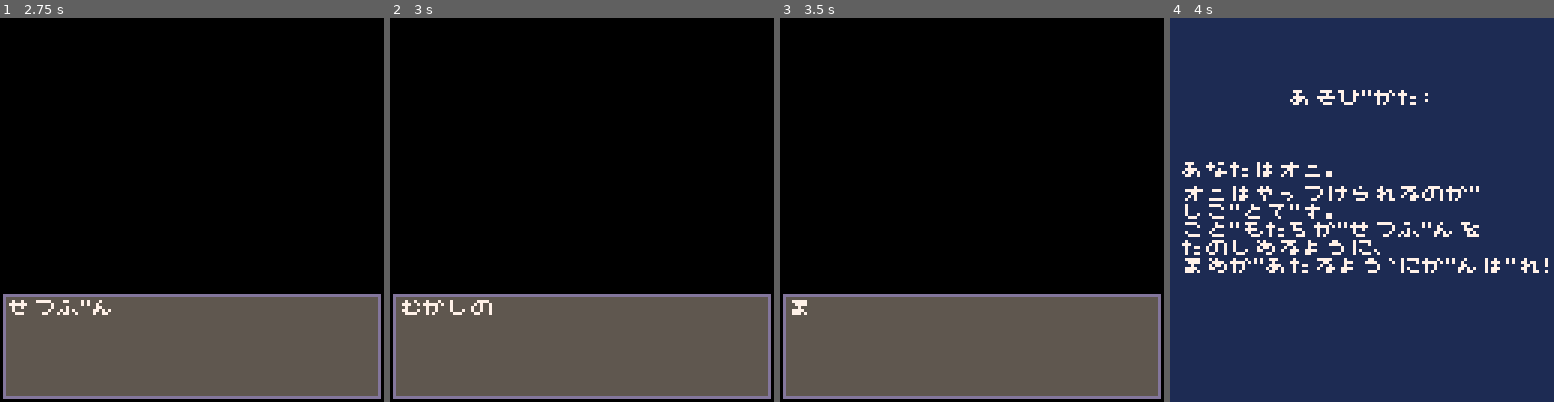
Above: before the commit, frames 1-4 (left to right).
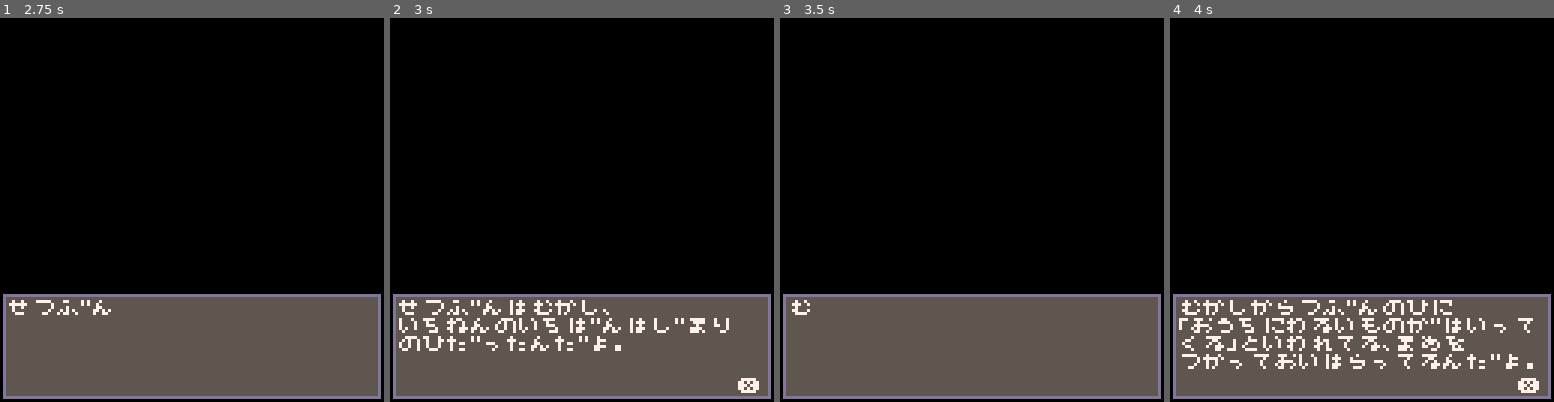
Above: after the commit, the same moments.

Repository: josiahp/setsubun
Game: PICO-8 cartridge setsubun.p8
Same seed, same stepped clock (60 frames per second), same inputs: the game is played once before the commit and once after it.
Inputs:
- Up to frame 1 (2.75 s): tap O (Z key) at 0.33, 0.7, 1.43, 2.22 s; tap X (X key) at 1.07, 2.07, 2.4, 2.73 s; hold Left 1.97-2.37 s
- Up to frame 2 (3 s): hold Right from 2.87 s (still down)
- Up to frame 3 (3.5 s): keep holding Right; tap X (X key) at 3.07, 3.4 s; tap O (Z key) at 3.1 s
- Up to frame 4 (4 s): release Right at 3.53 s; tap X (X key) at 3.73 s; tap O (Z key) at 3.98 s

Frame 1 is identical in both runs. In frame 2, 2.6% of the frame differs, in the area x 2-97%, y 73-98%; in frame 3, less than 0.1%; in frame 4, 100%, in the area x 0-100%, y 0-100%.

Commit message:
refactor: make beans separate

Diff:
--- a/setsubun.p8
+++ b/setsubun.p8
@@ -275,7 +275,7 @@
 		t=0,
 		score=0,
 		particles={},
-		beangroups={},
+		beans={},
 		kids={},
 		barks={},
 	}
@@ -298,8 +298,12 @@
 		for k,v in pairs(s.kids) do
 			v:update(dt,scn)
 		end
-		for k,v in pairs(s.beangroups) do
+		for k,v in pairs(s.beans) do
 			v:update(dt,scn)
+			-- cleanup beans past their lifetime
+			if v.age>v.ttl then
+				del(s.beans,v)
+			end
 		end
 		for k,v in pairs(s.particles) do
 			v:update(dt)
@@ -335,7 +339,7 @@
 			v:draw(dt,"after",dad.y)
 		end
 
-		for k,v in pairs(beangroups) do
+		for k,v in pairs(s.beans) do
 			v:draw()
 		end
 		for k,v in pairs(s.particles) do
@@ -358,8 +362,11 @@
 		local p=particle_new(b.x,b.y)
 		add(s.particles, p)
 	end
-	function scn.add_beans(s,bg)
-		add(s.beangroups,bg)
+	function scn.add_beans(s,beans)
+		-- add all beans
+		for k,v in pairs(beans) do
+			add(s.beans, v)
+		end
 	end
 	function scn.add_bark(s,bark)
 		add(s.barks,bark)
@@ -642,89 +649,92 @@
 
 -->8
 --beans, particles
-beans_proto={
-	update=function(b,dt,scn)
-		for k,v in pairs(b.group) do
-			if time()-v.createdat>10 then
-				del(b.group,v)
-			end
-
-			local maxy=mapinfo.char_maxy
-			local minx=mapinfo.char_minx
-			local maxx=mapinfo.char_maxx
-
-			if not v.grounded then
-				--gravity
-				v.vy+=gravity*dt
-			end
-
-			--collide with floor
-			if v.y+v.vy*dt>=maxy then
-				v.collided=true
-				v.vy*=-1
-			end
-			--collide with wall
-			if v.x+v.vx*dt<=minx or v.x+v.vx*dt>=maxx then
-				v.collided=true
-				v.vx*=-1
-			end
-
-			--collide with dad
-			if not v.collided
-			 and v.x+v.vx*dt>=dad.x-8
-			 and v.x+v.vx*dt<=dad.x+8
-			 and v.y+v.vy*dt>=dad.y-12
-			 and v.y+v.vy*dt<=dad.y+12
-			then
-				v.vx*=-1
-				v.collided=true
-				scn:bean_hit(v)
-			end
-
-			--add drag to reduce
-			-- velocity over time
-			v.vx*=1-drag
-			v.vy*=1-drag
-
-			--if the bean is close to
-			-- to the ground and low
-			-- velocity, lets stop
-			-- the physics
-			if abs(v.vy)<1 and abs(maxy-v.y+v.vy)<5 then
-				v.y=maxy
-				v.vy=0
-				v.grounded=true
-			end
-
-			v.y+=v.vy
-			v.x+=v.vx
-		end
-	end,
-	draw=function(b)
-		for k,v in pairs(b.group) do
-			spr(3,v.x-4,v.y-4)
-		end
+bean_proto={
+	update=function(v,dt,scn)
+		v.age+=dt
+
+		local maxy=mapinfo.char_maxy
+		local minx=mapinfo.char_minx
+		local maxx=mapinfo.char_maxx
+
+		if not v.grounded then
+			--gravity
+			v.vy+=gravity*dt
+		end
+
+		local x1,y1=v.x+v.vx,v.y+v.vy
+		--collide with floor
+		if y1>=maxy then
+			v.collided=true
+			v.vy*=-1
+		end
+		--collide with wall
+		if x1<=minx or x1>=maxx then
+			v.collided=true
+			v.vx*=-1
+		end
+
+		--collide with dad
+		if not v.collided
+			and x1>=dad.x-8
+			and x1<=dad.x+8
+			and y1>=dad.y-12
+			and y1<=dad.y+12
+		then
+			v.vx*=-1
+			v.collided=true
+			scn:bean_hit(v)
+		end
+
+		--add drag to reduce
+		-- velocity over time
+		v.vx*=1-drag
+		v.vy*=1-drag
+
+		--if the bean is close to
+		-- to the ground and low
+		-- velocity, lets stop
+		-- the physics
+		if abs(v.vy)<1 and abs(maxy-v.y+v.vy)<5 then
+			v.y=maxy
+			v.vy=0
+			v.grounded=true
+		end
+
+		v.y+=v.vy
+		v.x+=v.vx
+	end,
+	draw=function(v)
+		spr(3,v.x-4,v.y-4)
 	end,
 }
-beans_meta={__index=beans_proto}
+bean_meta={__index=bean_proto}
+
+function bean_new(x,y,vx,vy)
+	local bean={
+		x=x,
+		y=y,
+		vx=vx,
+		vy=vy,
+		grounded=false,
+		ttl=10+rnd(3),
+		age=0,
+	}
+	setmetatable(bean,bean_meta)
+	return bean
+end
 
 function beans_new(x,y,n,vx,vy)
-	local beans={
-		group={},
-	}
+	local beans={}
 	for n=1,n do
-		add(beans.group,{
-			x=x+rnd(10)-5,
-			y=y-rnd(10),
-
-			-- initial bean velocity
-			vx=vx*8+rnd(6)-3,
-			vy=vy*8-10,
-			grounded=false,
-			createdat=time()+rnd(3),
-		})
-	end
-	setmetatable(beans,beans_meta)
+		local bean=bean_new(
+			x+rnd(10)-5, --x
+			y-rnd(10), --y
+			vx*8+rnd(6)-3, --vx
+			vy*8-10 --vy
+		)
+		add(beans, bean)
+	end
 	return beans
 end
 
@@ -732,7 +742,6 @@
 particles_proto={
 	update=function(p,dt)
 		p.age+=dt
-		p.r-=4*dt
 		if p.age>=p.ttl then
 			p.is_done=true
 		end
@@ -955,13 +964,13 @@
 		d.t+=dt
 		local num_chars=flr(#text*d.t/d.dur)
 		d.text=sub(text,1,num_chars)
+		-- go to next if text is done scrolling
+		if d.t>=d.dur and btnp(❎) then
+			nxt(nil)
+		end
 		-- skip to end of text
 		if btnp(🅾️) or btnp(❎) then
 			d.t=d.dur
-		end
-		-- go to next if text is done scrolling
-		if d.t>=d.dur and btnp(❎) then
-			nxt(nil)
 		end
 	end
 
